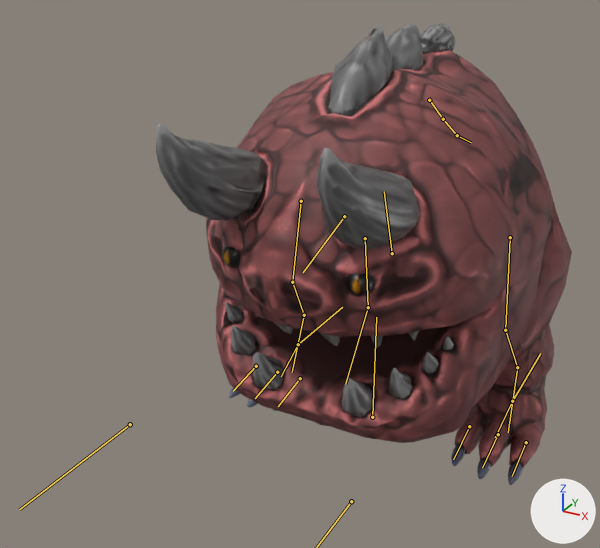
An edit to the glTF model W40K-TLM/models/enemies/E_Kamikaze/E_Kamikaze_final.gltf, drawn before and after from the same camera.
Rendered twice from a 50 mm camera at (0.874, -2.066, 1.472) aimed at (-0.132, -0.238, 0.558). The lights are fixed; the arrows at lower right show +X, +Y and +Z. Both versions are drawn at frame 0 of the action 'run'; the numbers are the values there. The bones that bend it are drawn over the model as lines.

Names of what the first picture shows: 'uña1_low'.
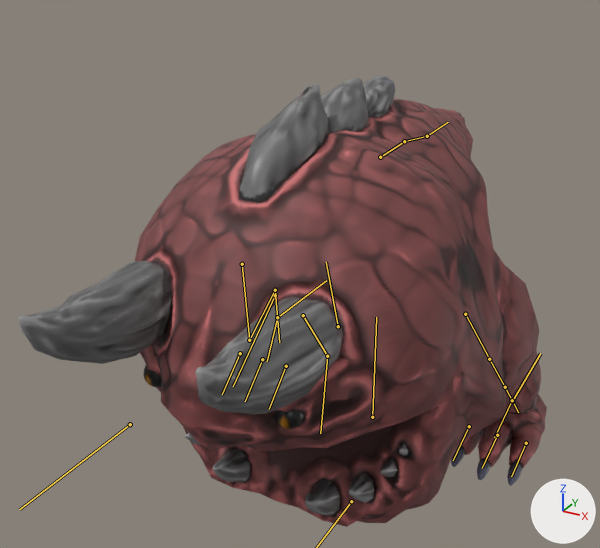
What changed in the scene script:
```text
Change bone_body:
    where bone_body = bpy.data.objects['Armature'].pose.bones['Body']  # child of 'Root'
    bone_body.location: (0.0, 0.0, 0.0) -> (-0.008, -0.031, 0.355)
    bone_body.rotation_quaternion: (0.996, 0.094, 0.0, 0.0) -> (0.996, 0.086, 0.0, 0.0)  # degrees (11, 0, 0) -> degrees (10, 0, 0)
Change bone_head:
    where bone_head = bpy.data.objects['Armature'].pose.bones['Head']  # child of 'Body'
    bone_head.rotation_quaternion: (0.996, -0.087, 0.0, 0.0) -> (0.996, 0.094, 0.0, 0.0)  # degrees (-10, 0, 0) -> degrees (11, 0, 0)
Change bone_jaw:
    where bone_jaw = bpy.data.objects['Armature'].pose.bones['Jaw']  # child of 'Body'
    bone_jaw.rotation_quaternion: (1.0, 0.0, 0.0, 0.0) -> (-0.968, -0.25, 0.0, 0.0)  # degrees (0, 0, 0) -> degrees (29, 0, 0)
Change bone_tail_001:
    where bone_tail_001 = bpy.data.objects['Armature'].pose.bones['Tail.001']  # child of 'Body'
    bone_tail_001.rotation_quaternion: (0.977, -0.214, -0.006, 0.008) -> (0.996, 0.085, -0.008, -0.008)  # degrees (-25, -1, 1) -> degrees (10, -1, -1)
Change bone_tail_002:
    where bone_tail_002 = bpy.data.objects['Armature'].pose.bones['Tail.002']  # child of 'Tail.001'
    bone_tail_002.rotation_quaternion: (1.0, -0.008, 0.0, -0.001) -> (0.994, -0.109, 0.0, 0.005)  # degrees (-1, 0, 0) -> degrees (-13, 0, 1)
Change bone_femur_l:
    where bone_femur_l = bpy.data.objects['Armature'].pose.bones['Femur.L']  # child of 'Body'
    bone_femur_l.rotation_quaternion: (0.997, -0.057, 0.039, -0.041) -> (-0.936, -0.348, -0.027, 0.042)  # degrees (-7, 4, -5) -> degrees (41, 5, -3)
Change bone_calf_l:
    where bone_calf_l = bpy.data.objects['Armature'].pose.bones['Calf.L']  # child of 'Femur.L'
    bone_calf_l.rotation_quaternion: (0.998, -0.064, 0.0, 0.0) -> (0.923, -0.386, 0.0, 0.005)  # degrees (-7, 0, 0) -> degrees (-45, 0, 1)
Change bone_ankle_l:
    where bone_ankle_l = bpy.data.objects['Armature'].pose.bones['Ankle.L']  # child of 'Calf.L'
    bone_ankle_l.rotation_quaternion: (0.998, 0.068, 0.0, -0.002) -> (0.858, 0.513, 0.0, -0.013)  # degrees (8, 0, 0) -> degrees (62, 1, -1)
Change bone_femur_r:
    where bone_femur_r = bpy.data.objects['Armature'].pose.bones['Femur.R']  # child of 'Body'
    bone_femur_r.rotation_quaternion: (0.997, -0.06, -0.032, 0.022) -> (0.995, 0.087, -0.048, 0.007)  # degrees (-7, -4, 3) -> degrees (10, -5, 0)
Change bone_calf_r:
    where bone_calf_r = bpy.data.objects['Armature'].pose.bones['Calf.R']  # child of 'Femur.R'
    bone_calf_r.rotation_quaternion: (0.998, -0.056, 0.0, 0.0) -> (0.854, 0.52, -0.005, 0.002)  # degrees (-6, 0, 0) -> degrees (63, -1, 0)
Change bone_ankle_r:
    where bone_ankle_r = bpy.data.objects['Armature'].pose.bones['Ankle.R']  # child of 'Calf.R'
    bone_ankle_r.rotation_quaternion: (0.998, 0.059, 0.0, 0.002) -> (0.91, -0.414, -0.001, -0.016)  # degrees (7, 0, 0) -> degrees (-49, -1, -2)
Change bone_ik_ankle_r:
    where bone_ik_ankle_r = bpy.data.objects['Armature'].pose.bones['IK.Ankle.R']  # child of 'Root'
    bone_ik_ankle_r.location: (-0.075, 0.0, -0.003) -> (-0.079, -0.143, 0.162)
Change bone_heel_r:
    where bone_heel_r = bpy.data.objects['Armature'].pose.bones['Heel.R']  # child of 'IK.Ankle.R'
    bone_heel_r.rotation_quaternion: (1.0, 0.0, 0.0, 0.0) -> (0.961, 0.277, 0.014, 0.005)  # degrees (0, 0, 0) -> degrees (32, 1, 1)
```

Where the change shows, as pixel boxes [x1, y1, x2, y2] in the pictures (600 x 548 px):
'uña1_low', posed (27% wider): before [156, 24, 572, 485]; after [18, 76, 547, 527]
bone 'Body', root to tip: before (392, 253) to (384, 191); after (338, 326) to (326, 262)
bone 'Head', root to tip: before (344, 216) to (303, 272); after (275, 295) to (233, 386)
bone 'Jaw', root to tip: before (365, 238) to (368, 307); after (303, 315) to (327, 356)
bone 'Tail.001', root to tip: before (429, 100) to (443, 119); after (380, 157) to (404, 141)
bone 'Tail.002', root to tip: before (443, 119) to (457, 135); after (404, 141) to (427, 136)
bone 'Femur.L', root to tip: before (510, 237) to (505, 330); after (465, 314) to (489, 359)
bone 'Calf.L', root to tip: before (505, 330) to (517, 367); after (489, 359) to (505, 387)
bone 'Ankle.L', root to tip: before (517, 367) to (508, 432); after (505, 387) to (518, 412)
bone 'Femur.R', root to tip: before (301, 201) to (292, 282); after (242, 264) to (249, 340)
bone 'Calf.R', root to tip: before (292, 282) to (304, 315); after (249, 340) to (275, 290)
bone 'Ankle.R', root to tip: before (304, 315) to (292, 372); after (275, 290) to (279, 342)
bone 'IK.Ankle.R', root to tip: before (298, 344) to (342, 307); after (277, 317) to (326, 280)
bone 'Heel.R', root to tip: before (298, 344) to (281, 376); after (277, 317) to (267, 361)
